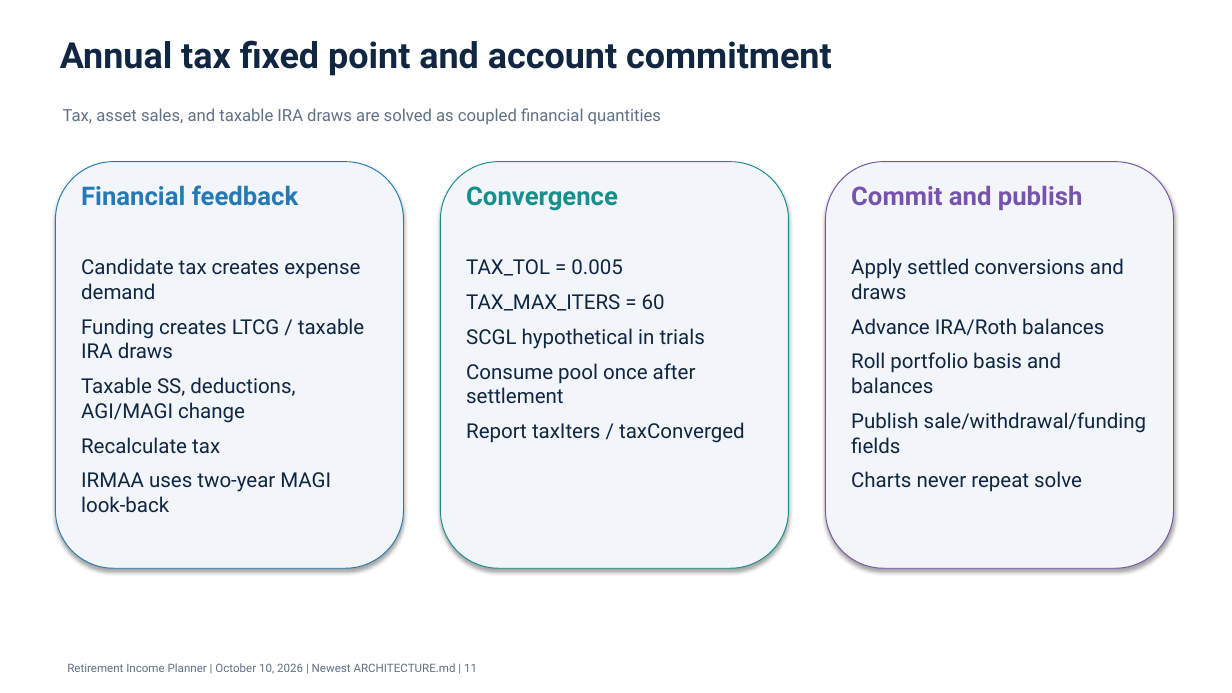
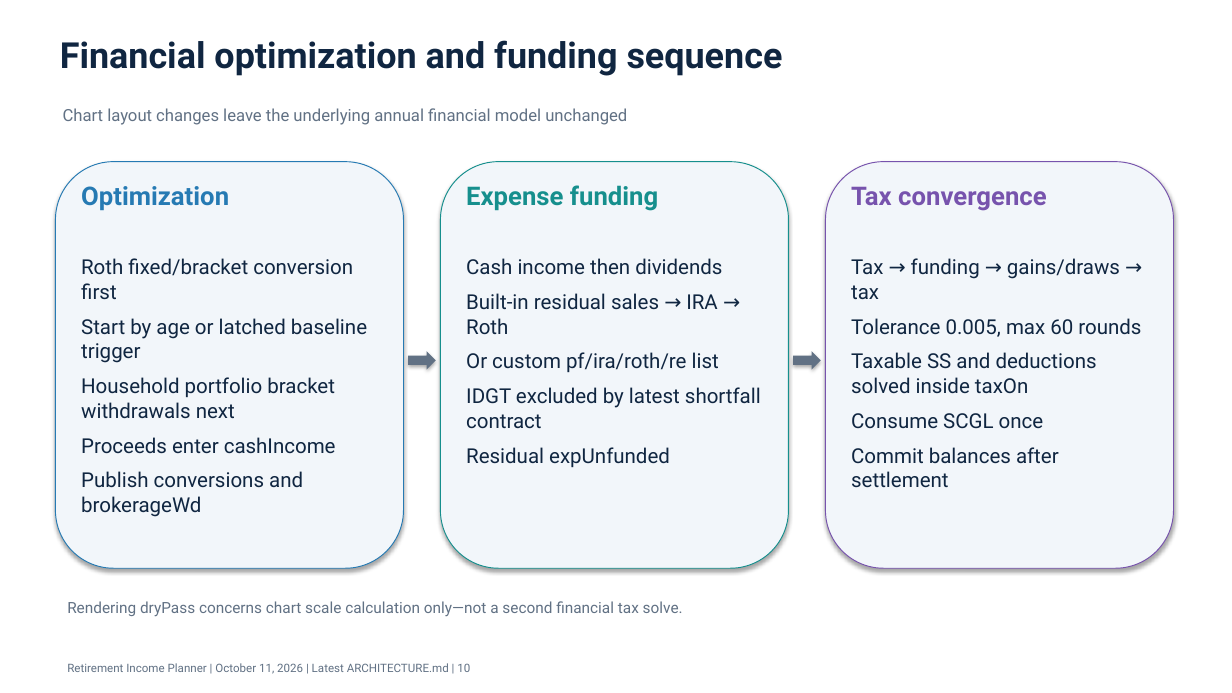
Before and after one commit to howardc64/retirefin, a slide deck: slide 10 of docs/retirement_income_planner_architecture.pptx (slide 11 before the commit). Drawn at 1232x693 pixels with LibreOffice and Linux fonts; fonts in the diff are those of the drawing. Boxes give left, top, right and bottom in pixels: in the first picture for what was removed or moved away, otherwise in the second. Text is boxed around its words. In the diff, an @@ line names an element or a change of style, - is before the commit and + after.

```diff
--- a/docs/retirement_income_planner_architecture.pptx
+++ b/docs/retirement_income_planner_architecture.pptx
@@ text at (60,40,783,76): text changed @@
-Annual tax fixed point and account commitment
+Financial optimization and funding sequence
@@ text at (63,108,627,125): text changed @@
-Tax, asset sales, and taxable IRA draws are solved as coupled financial quantities
+Chart layout changes leave the underlying annual financial model unchanged
@@ text at (81,186,229,211): text changed @@
-Financial feedback
+Optimization
@@ text at (466,185,658,211): text changed @@
-Convergence
+Expense funding
@@ text at (851,186,1046,211): text changed @@
-Commit and publish
+Tax convergence
@@ text at (81,258,367,517): text changed @@
-Candidate tax creates expense demand
-Funding creates LTCG / taxable IRA draws
-Taxable SS, deductions, AGI/MAGI change
-Recalculate tax
-IRMAA uses two-year MAGI look-back
+Roth fixed/bracket conversion first
+Start by age or latched baseline trigger
+Household portfolio bracket withdrawals next
+Proceeds enter cashIncome
+Publish conversions and brokerageWd
@@ text at (466,258,761,467): text changed @@
-TAX_TOL = 0.005
-TAX_MAX_ITERS = 60
-SCGL hypothetical in trials
-Consume pool once after settlement
-Report taxIters / taxConverged
+Cash income then dividends
+Built-in residual sales → IRA → Roth
+Or custom pf/ira/roth/re list
+IDGT excluded by latest shortfall contract
+Residual expUnfunded
@@ text at (851,258,1141,487): text changed @@
-Apply settled conversions and draws
-Advance IRA/Roth balances
-Roll portfolio basis and balances
-Publish sale/withdrawal/funding fields
-Charts never repeat solve
+Tax → funding → gains/draws → tax
+Tolerance 0.005, max 60 rounds
+Taxable SS and deductions solved inside taxOn
+Consume SCGL once
+Commit balances after settlement
@@ right arrow added at (409,351,436,370), fill #617184 @@
@@ right arrow added at (793,351,821,370), fill #617184 @@
@@ text added at (67,601,683,616), 12 pt, text #617184 @@
+Rendering dryPass concerns chart scale calculation only—not a second financial tax solve.
@@ text at (67,663,470,674): text changed @@
-Retirement Income Planner | October 10, 2026 | Newest ARCHITECTURE.md | 11
+Retirement Income Planner | October 11, 2026 | Latest ARCHITECTURE.md | 10
```
Also in this commit, not shown: 6 other slides changed, 7 slides added, 8 slides removed, 20 other files.
